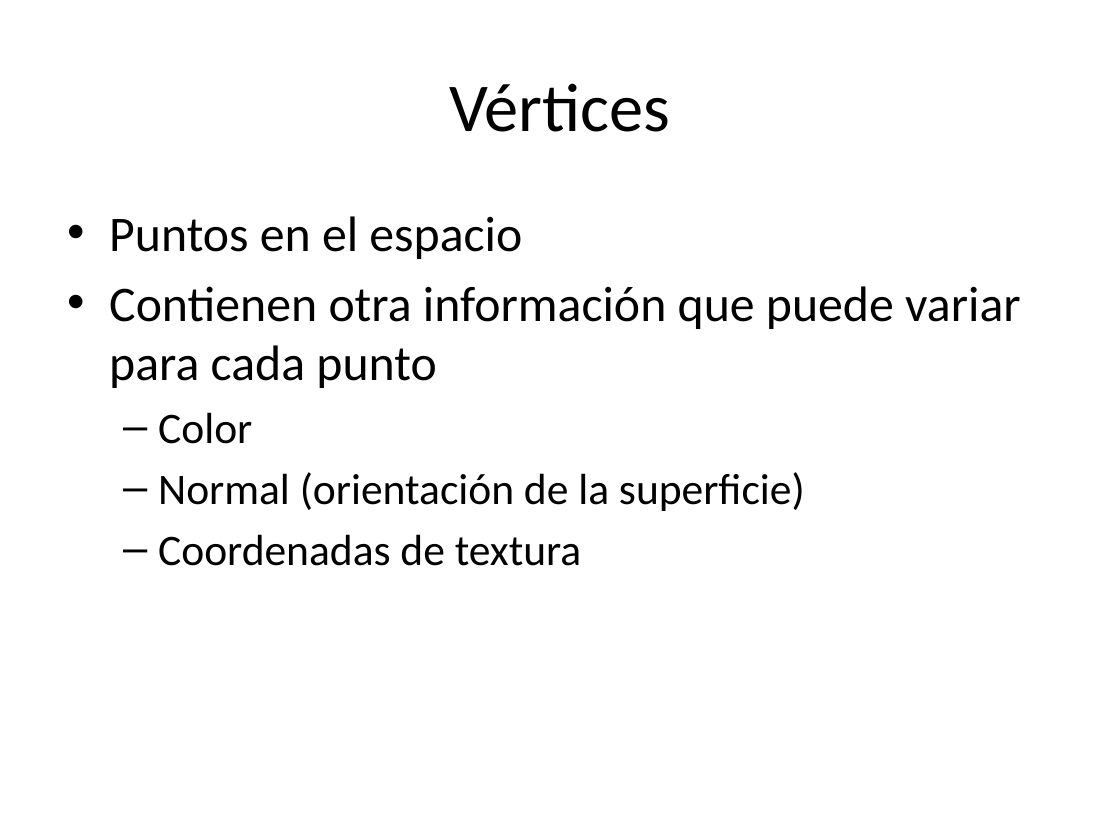
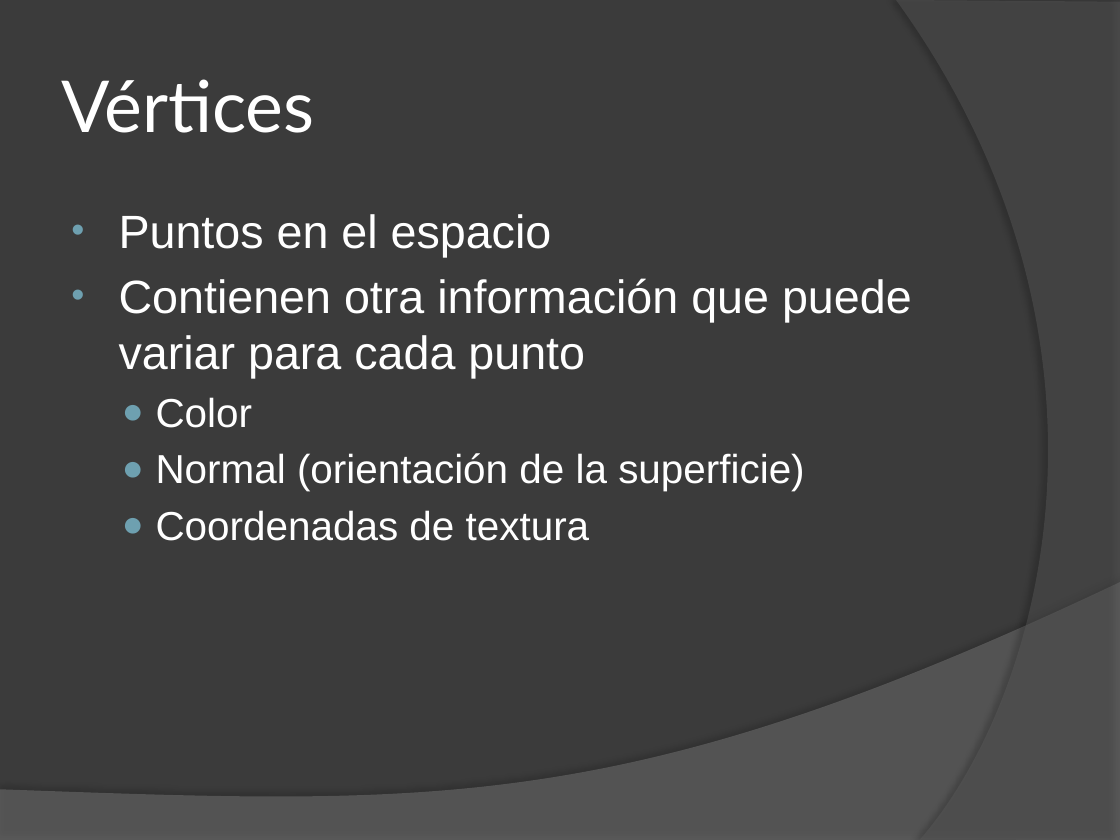
Before and after one commit to EdLev/EngineTallerGraficosUNA, a slide deck: slide 5 of Docs/Introducción a los Gráficos 3D.pptx. Drawn at 1120x840 pixels with LibreOffice and Linux fonts; fonts in the diff are those of the drawing. Boxes give left, top, right and bottom in pixels: in the first picture for what was removed or moved away, otherwise in the second. Text is boxed around its words. In the diff, an @@ line names an element or a change of style, - is before the commit and + after.

```diff
--- a/Docs/Introducción a los Gráficos 3D.pptx
+++ b/Docs/Introducción a los Gráficos 3D.pptx
@@ background #FFFFFF to #3B3B3B @@
@@ freeform shape added at (x1=896, y1=0, x2=1120, y2=840), fill #5E5E5E at 40% opacity @@
@@ title "Vértices" at (x1=62, y1=79, x2=315, y2=133): size 44 to 46 pt, font Calibri to Lato, text colour #000000 to #FFFFFF; alignment centre to left @@
@@ text "Puntos en el espacio" at (x1=119, y1=214, x2=912, y2=541): size 32 to 30 pt in "Puntos en el espacio", "Contienen otra información que puede variar para ..."; font Calibri to Arial, text colour #000000 to #FFFFFF; size 28 to 26 pt in "Color", "Normal (orientación de la superficie)", "Coordenadas de textura"; indent changed; bullet – to ● @@
@@ freeform shape added at (x1=0, y1=582, x2=1120, y2=840), fill #7F7F7F at 45% opacity @@
```
Also in this commit, not shown: 6 other slides changed, 7 slides added.
